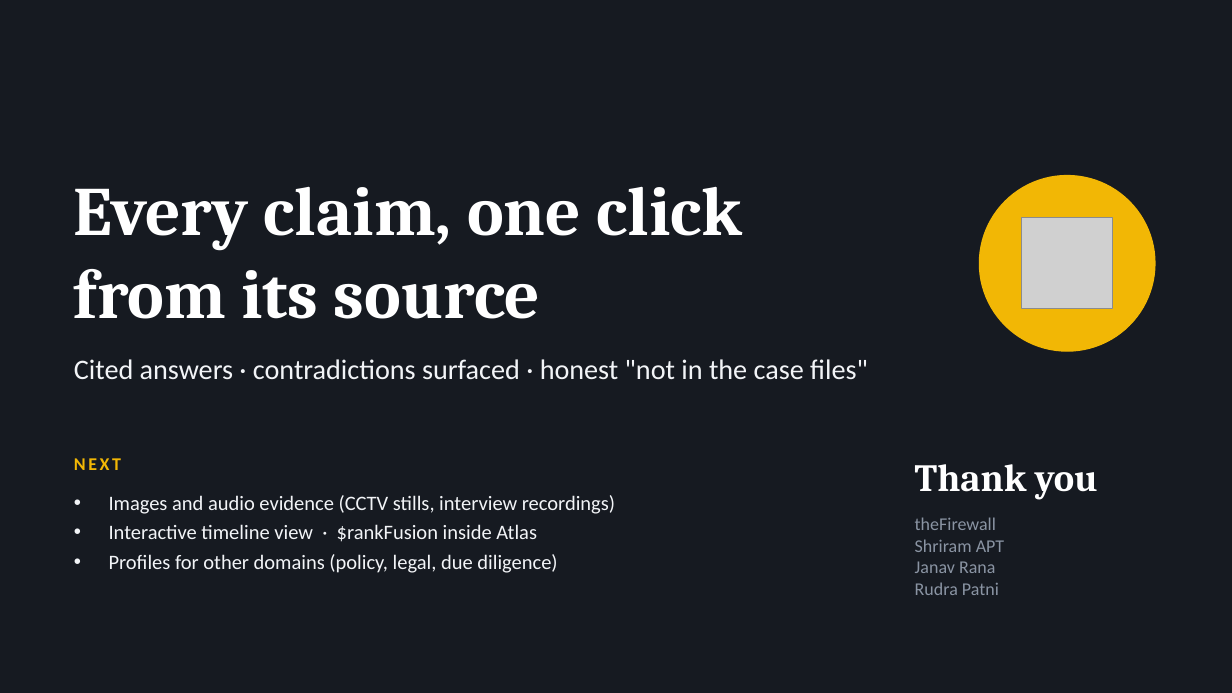
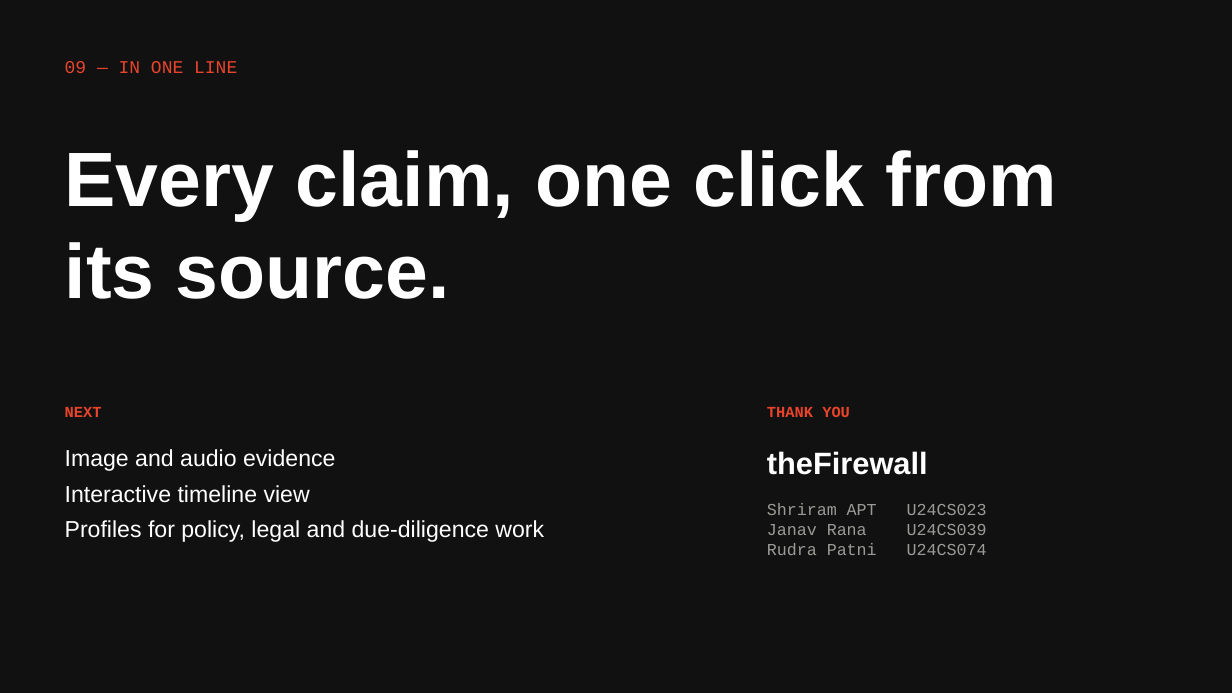
Before and after one commit to WarriorMage/RAGE-Engine, a slide deck: slide 10 of docs/RAGE-Engine-presentation.pptx. Drawn at 1232x693 pixels with LibreOffice and Linux fonts; fonts in the diff are those of the drawing; grey boxes stand for pictures. Boxes give left, top, right and bottom in pixels: in the first picture for what was removed or moved away, otherwise in the second. Text is boxed around its words. In the diff, an @@ line names an element or a change of style, - is before the commit and + after.

```diff
--- a/docs/RAGE-Engine-presentation.pptx
+++ b/docs/RAGE-Engine-presentation.pptx
@@ background #161A21 to #111111 @@
@@ text added at [65,61,237,73], 14 pt, text #E8442C @@
+09 — IN ONE LINE
@@ title "Every claim, one click from ..." at [65,150,1057,299]: vertical alignment bottom to top @@
@@ title at [65,150,1057,299]: text changed; size 54 to 60 pt; font Cambria to Arial @@
-Every claim, one click from its source
+Every claim, one click from its source.
@@ ellipse removed at [980,176,1155,351] @@
@@ picture removed at [1022,218,1114,310] @@
@@ text removed at [74,359,868,379] @@
-Cited answers · contradictions surfaced · honest "not in the case files"
@@ text "NEXT": place and size @@
-text "NEXT" at [74,458,121,470]
+text "NEXT" at [65,407,102,417]
@@ text "NEXT" at [65,407,102,417]: size 14 to 12 pt, font Calibri to Courier New, text colour #F2B705 to #E8442C, letter spacing 2 to 0 pt @@
@@ text at [767,406,850,417]: text changed; size 30 to 12 pt; font Cambria to Courier New; text colour #FFFFFF to #E8442C @@
-Thank you
+THANK YOU
@@ text at [65,449,544,542]: text changed; size 16 to 18 pt; font Calibri to Arial; text colour #F2F4F7 to #FFFFFF @@
-• Images and audio evidence (CCTV stills, interview recordings)
-• Interactive timeline view · $rankFusion inside Atlas
-• Profiles for other domains (policy, legal, due diligence)
+Image and audio evidence
+Interactive timeline view
+Profiles for policy, legal and due-diligence work
@@ text added at [767,451,928,475], 24 pt, text #FFFFFF, bold @@
+theFirewall
@@ text at [767,503,987,555]: text changed; size 14 to 13 pt; font Calibri to Courier New; text colour #8A94A3 to #9A9A96 @@
-theFirewall
-Shriram APT
-Janav Rana
-Rudra Patni
+Shriram APT U24CS023
+Janav Rana U24CS039
+Rudra Patni U24CS074
```
Also in this commit, not shown: 9 other slides changed.
